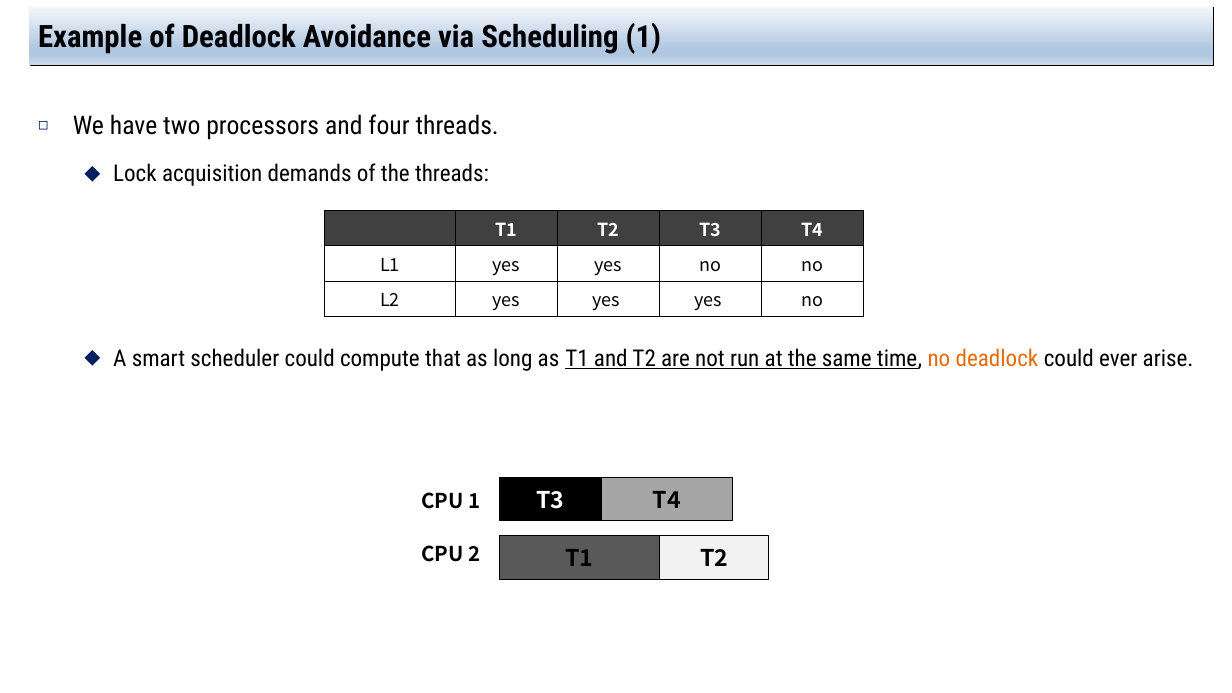
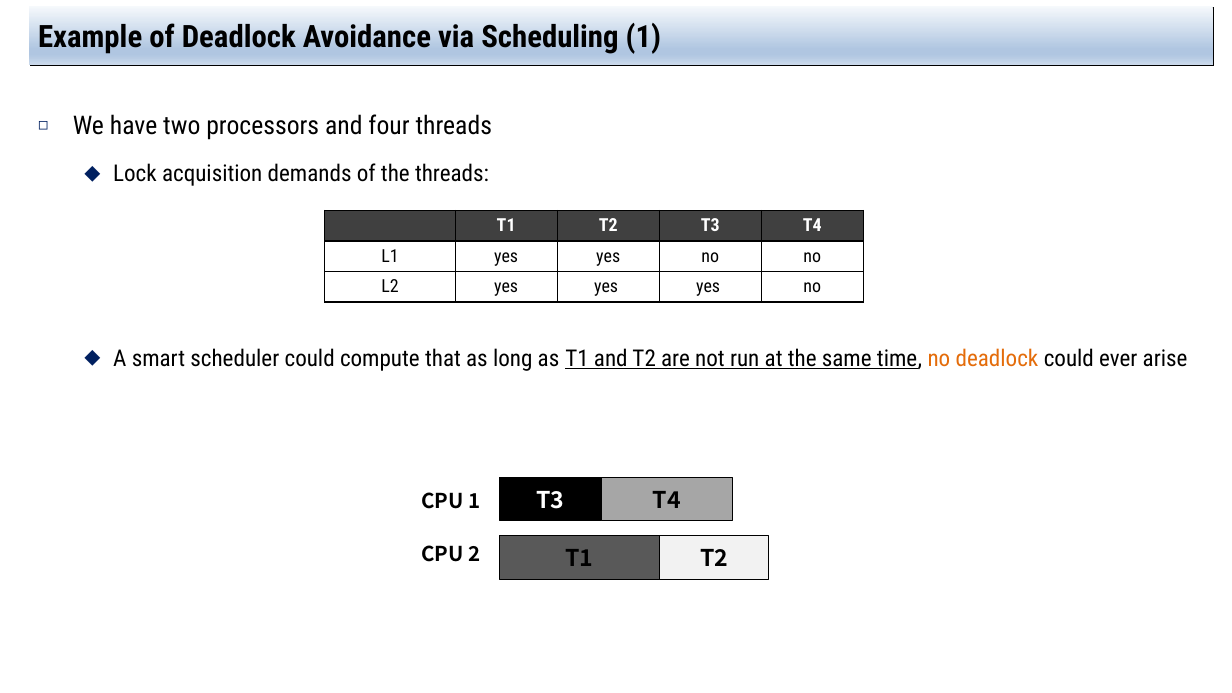
Before and after one commit to jachermocilla/extra-course-materials, a slide deck: slide 26 of cmsc125/ostep/slides/02.Concurrency/32.Common_Concurrency_Problems.pptx. Drawn at 1232x693 pixels with LibreOffice and Linux fonts; fonts in the diff are those of the drawing. Boxes give left, top, right and bottom in pixels: in the first picture for what was removed or moved away, otherwise in the second. Text is boxed around its words. In the diff, an @@ line names an element or a change of style, - is before the commit and + after.

```diff
--- a/cmsc125/ostep/slides/02.Concurrency/32.Common_Concurrency_Problems.pptx
+++ b/cmsc125/ostep/slides/02.Concurrency/32.Common_Concurrency_Problems.pptx
@@ text at [73, 114, 492, 140]: text changed @@
-◻ We have two processors and four threads.
+◻ We have two processors and four threads
@@ table at [325, 211, 862, 303] @@
@@ font Noto Sans CJK KR to Roboto Condensed @@
@@ text at [113, 348, 1188, 371]: text changed @@
-  ⬥ A smart scheduler could compute that as long as T1 and T2 are not run at the same time, no deadlock could ever arise.
+  ⬥ A smart scheduler could compute that as long as T1 and T2 are not run at the same time, no deadlock could ever arise
```
Also in this commit, not shown: 21 other slides changed, 1 other file.
